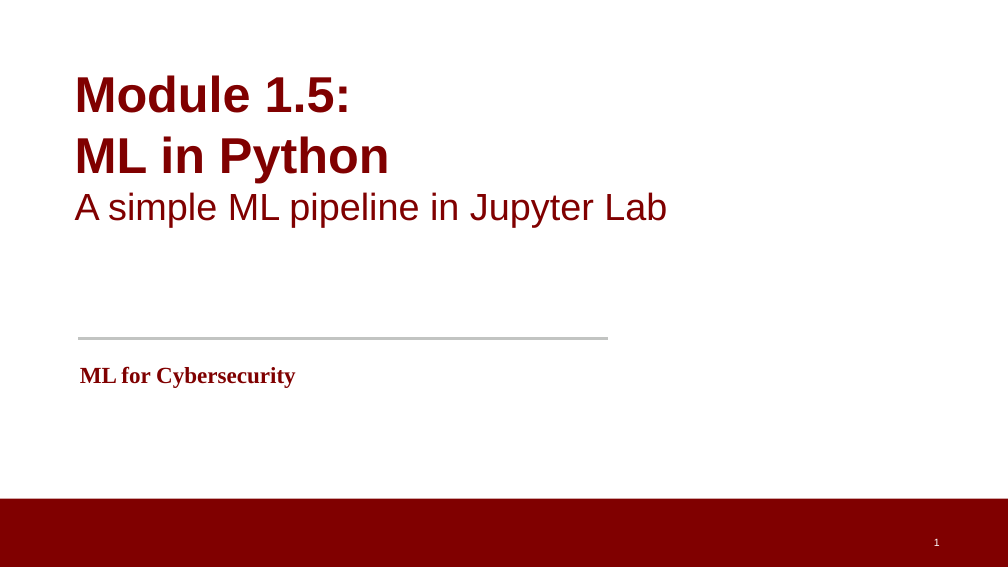
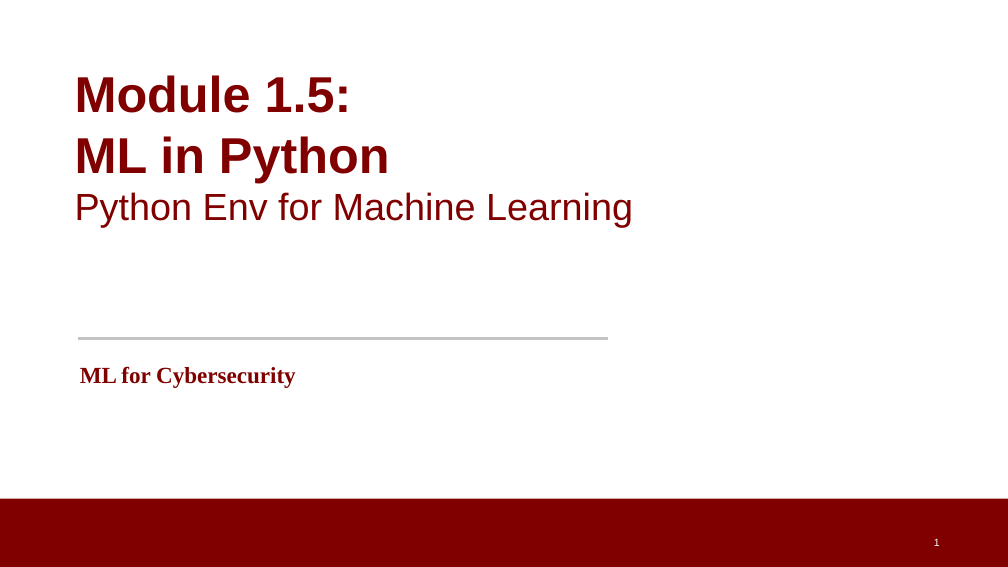
Before and after one commit to noise-lab/ML-Cybersecurity, a slide deck: slide 1 of module-1/ppt/1.5-demo.pptx. Drawn at 1008x567 pixels with LibreOffice and Linux fonts; fonts in the diff are those of the drawing; background and template pictures are left out. Boxes give left, top, right and bottom in pixels: in the first picture for what was removed or moved away, otherwise in the second. Text is boxed around its words. In the diff, an @@ line names an element or a change of style, - is before the commit and + after.

```diff
--- a/module-1/ppt/1.5-demo.pptx
+++ b/module-1/ppt/1.5-demo.pptx
@@ text at (x1=75, y1=192, x2=633, y2=228): text changed @@
-A simple ML pipeline in Jupyter Lab
+Python Env for Machine Learning
```
Also in this commit, not shown: 2 other slides changed, 4 slides added, 1 slide removed, 7 other files.
